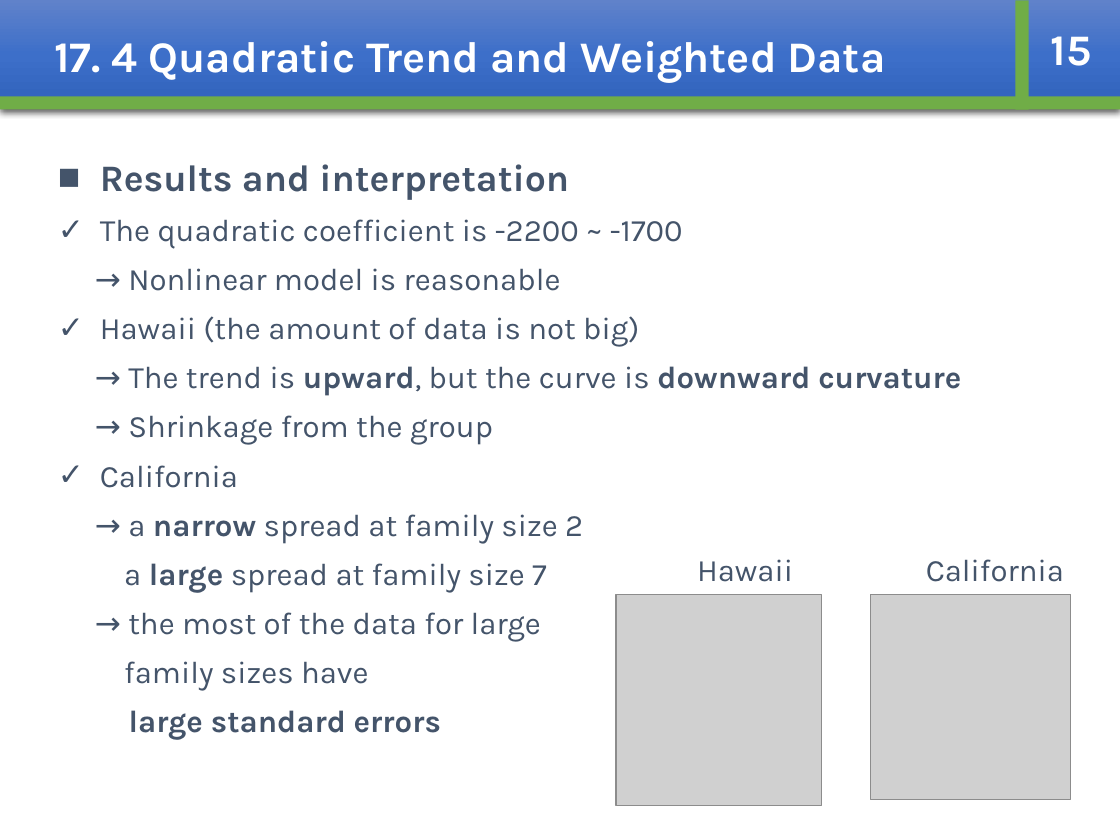
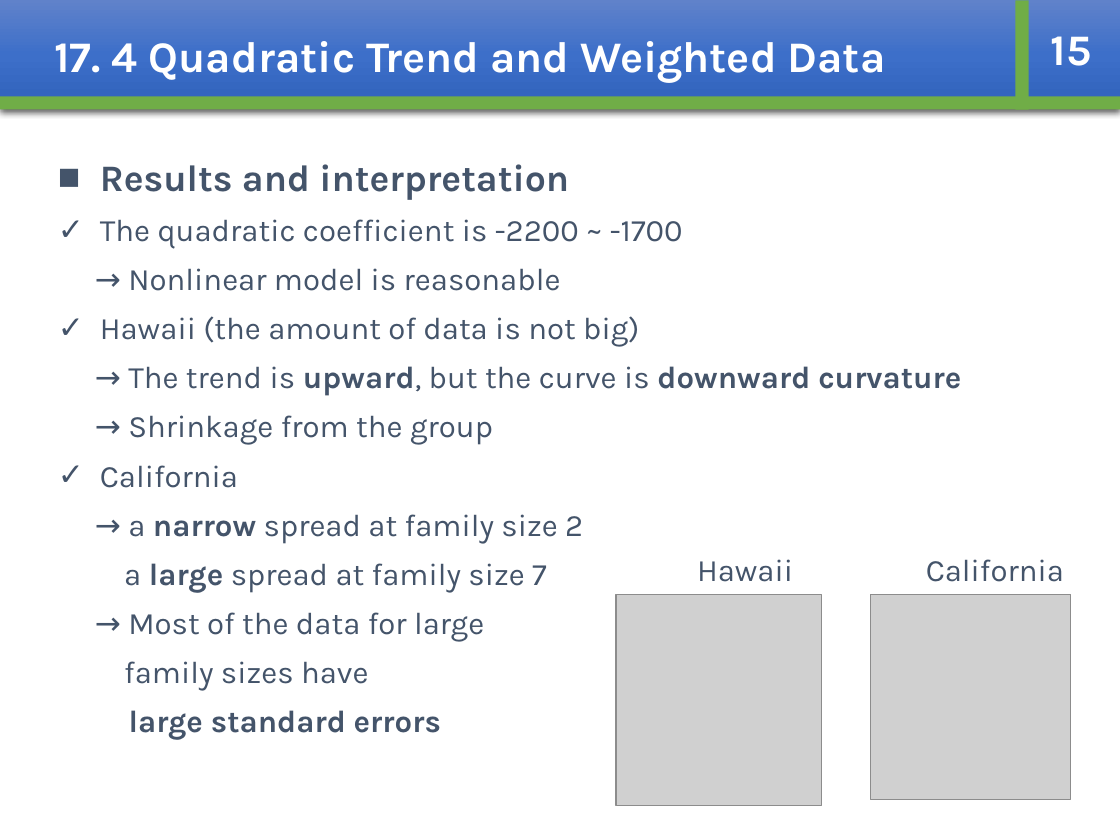
Before and after one commit to whcitizen/citizen-_task, a slide deck: slide 17 of 02_working/08_Bayesian/Bayesian_ch17_kajihara.pptx. Drawn at 1120x840 pixels with LibreOffice and Linux fonts; fonts in the diff are those of the drawing; grey boxes stand for pictures. Boxes give left, top, right and bottom in pixels: in the first picture for what was removed or moved away, otherwise in the second. Text is boxed around its words. In the diff, an @@ line names an element or a change of style, - is before the commit and + after.

```diff
--- a/02_working/08_Bayesian/Bayesian_ch17_kajihara.pptx
+++ b/02_working/08_Bayesian/Bayesian_ch17_kajihara.pptx
@@ text at <box>128,612,484,642</box>: text changed @@
-→ the most of the data for large
+→ Most of the data for large
```
Also in this commit, not shown: 1 other slide changed.
